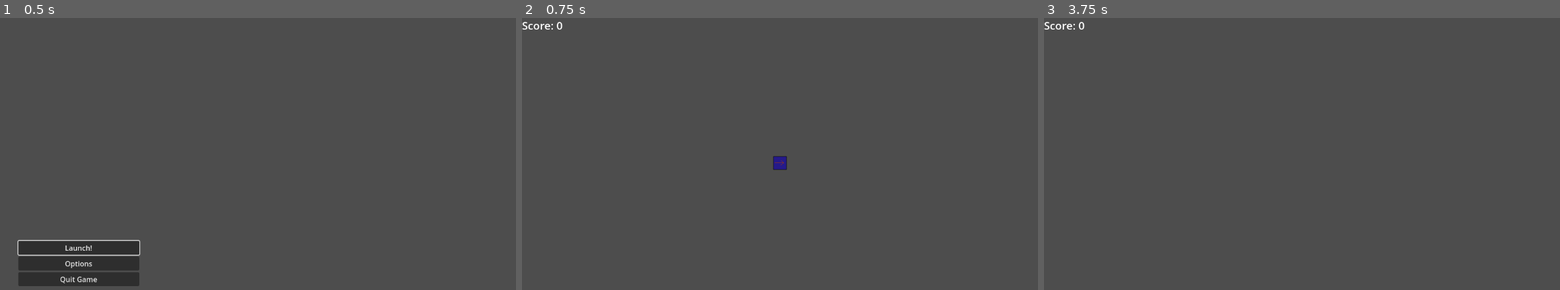
Above: before the commit, frames 1-3 (left to right).
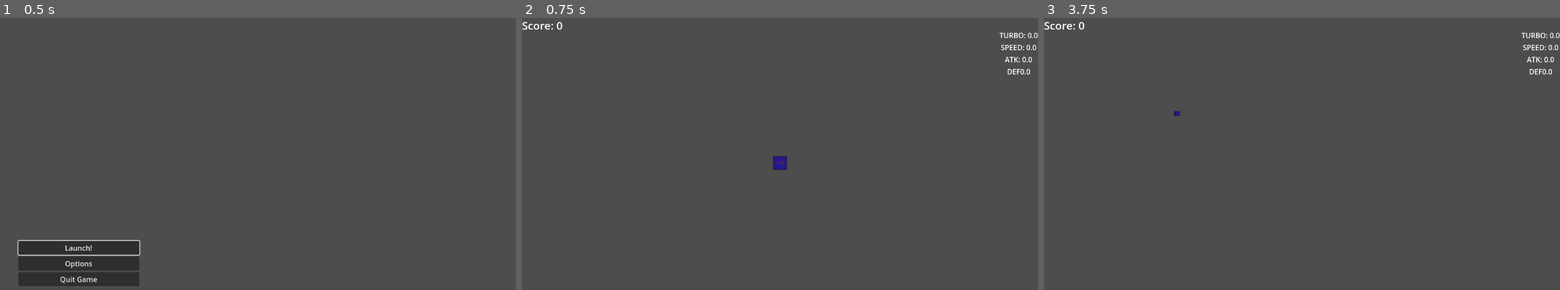
Above: after the commit, the same moments.

Repository: IanuReeves/Dirt-Defenders
Game: Godot game, scene res://scenes/ui/main_menu.tscn
Same seed, same stepped clock (60 frames per second), same inputs: the game is played once before the commit and once after it.
Inputs (mouse positions are in pixels of both pictures, inside the frame that each line leads up to):
- Up to frame 1 (0.5 s): no input
- Up to frame 2 (0.75 s): click "Launch!" at 0.5 s
- Up to frame 3 (3.75 s): tap Enter at 1.25, 2.75 s; move the mouse to (1415, 148) at 1.27 s; hold W (forward) 1.28-2.03 s; tap Q (dash) at 1.35, 2.1, 3.05 s; tap Space at 2, 3.5 s; move the mouse to (1198, 178) at 2.02 s; hold S (brake) 2.03-2.78 s; move the mouse to (1353, 99) at 2.77 s; press the mouse at (1353, 99) at 2.78 s; hold W (forward) from 2.78 s (still down); move the mouse to (1276, 222) at 3.52 s; release the mouse at (1276, 222) at 3.53 s; tap F (zoom) at 3.6 s

Frame 1 is identical in both runs. In frame 2, 0.3% of the frame differs, in the area x 92-100%, y 5-21%; in frame 3, 0.3%, in the area x 25-100%, y 5-37%.
Error before the commit: Parse Error: Identifier "dashcheck" not declared in the current scope. (res://scripts/player.gd:63)

Commit message:
minor switcheroo

Diff:
--- a/resources/coolpart.tres
+++ b/resources/coolpart.tres
@@ -5,7 +5,7 @@
 [resource]
 script = ExtResource("1_m3c83")
 power = 10.0
-damage = 20.0
+attack = 0.0
 bullet_speed = 900.0
 bullet_amount = 3
 bullet_spread = 10.0
--- a/scripts/player.gd
+++ b/scripts/player.gd
@@ -8,7 +8,7 @@
 
 var turbo : float
 var HP : float
-
+var dashcheck : bool
 func miniturbo():
 	return turbo/2
 
